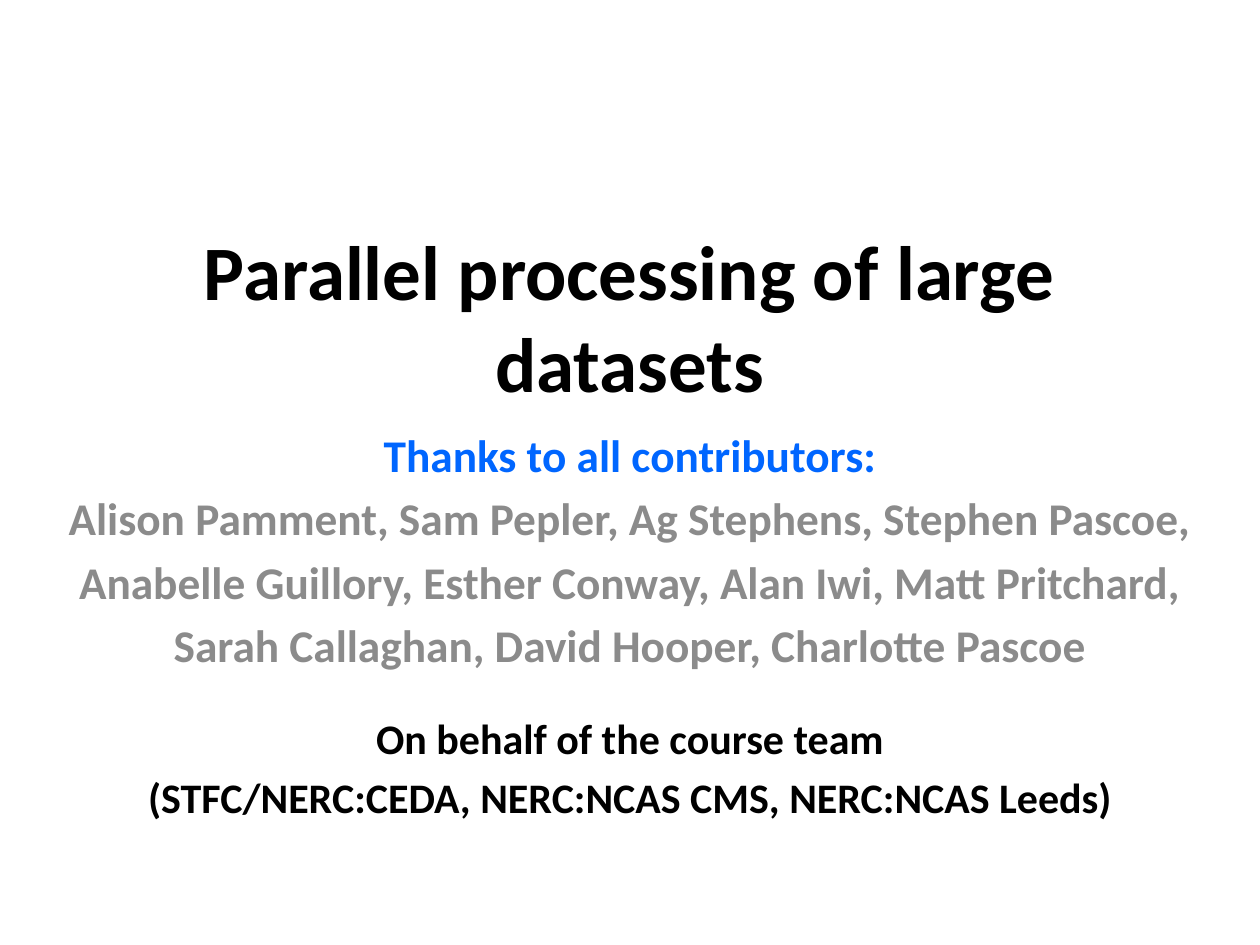
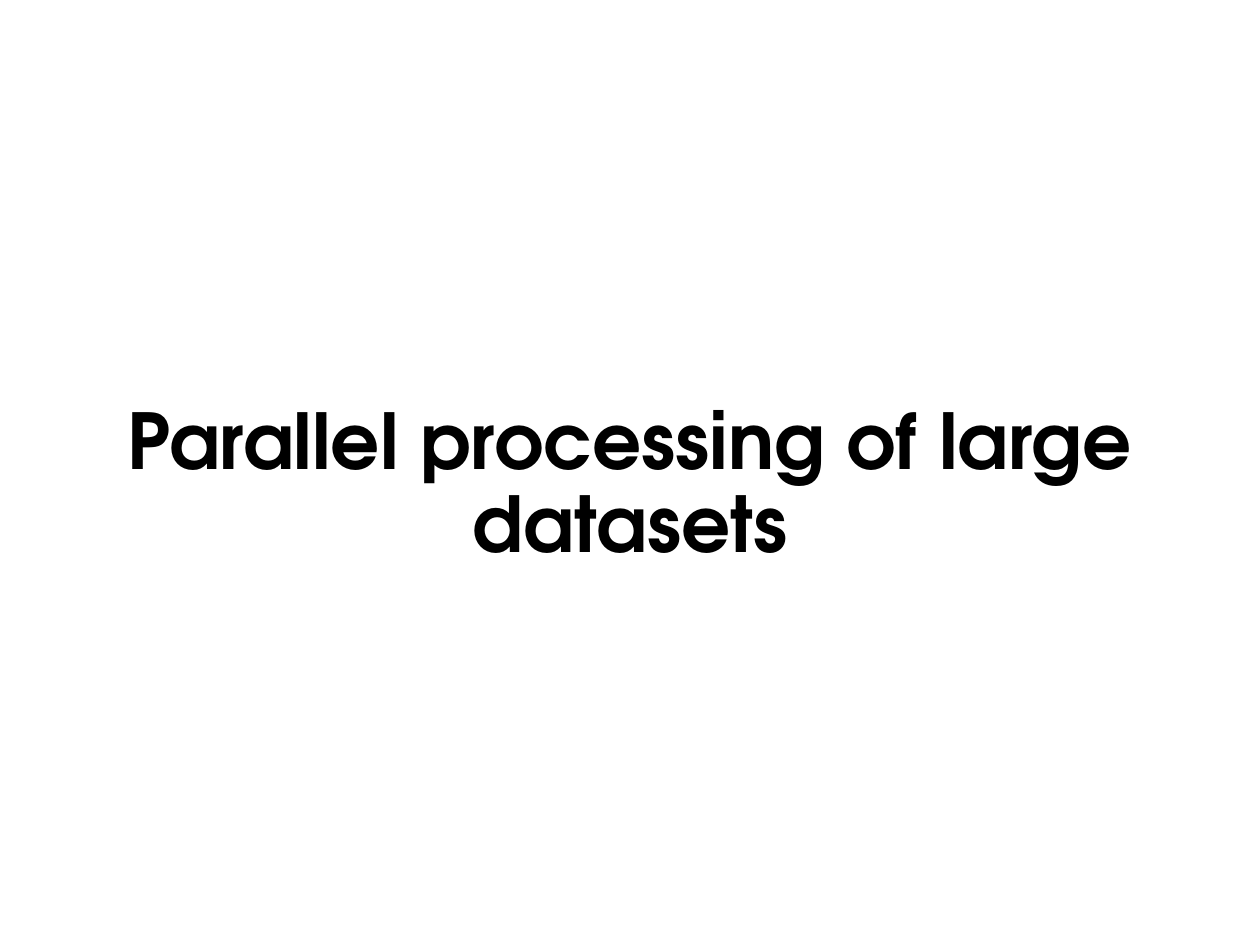
Before and after one commit to ncasuk/ncas-isc, a slide deck: slide 1 of overview_presentations/Parallel_Processing_Large_Data.pptx. Drawn at 1260x945 pixels with LibreOffice and Linux fonts; fonts in the diff are those of the drawing; background and template pictures are left out. Boxes give left, top, right and bottom in pixels: in the first picture for what was removed or moved away, otherwise in the second. Text is boxed around its words. In the diff, an @@ line names an element or a change of style, - is before the commit and + after.

```diff
--- a/overview_presentations/Parallel_Processing_Large_Data.pptx
+++ b/overview_presentations/Parallel_Processing_Large_Data.pptx
@@ title "Parallel processing of large datasets": place and size @@
-title "Parallel processing of large datasets" at box(204, 246, 1054, 393)
+title "Parallel processing of large datasets" at box(128, 410, 1132, 553)
@@ title "Parallel processing of large datasets" at box(128, 410, 1132, 553): font Calibri to TeX Gyre Adventor; line spacing 1 to 0.9; vertical alignment middle to bottom @@
@@ subtitle removed at box(69, 440, 1190, 819) @@
-Thanks to all contributors:
-Alison Pamment, Sam Pepler, Ag Stephens, Stephen Pascoe,
-Anabelle Guillory, Esther Conway, Alan Iwi, Matt Pritchard,
-Sarah Callaghan, David Hooper, Charlotte Pascoe
-On behalf of the course team
-(STFC/NERC:CEDA, NERC:NCAS CMS, NERC:NCAS Leeds)
```
Also in this commit, not shown: 26 other slides changed, 1 slide added, 2 other files.
